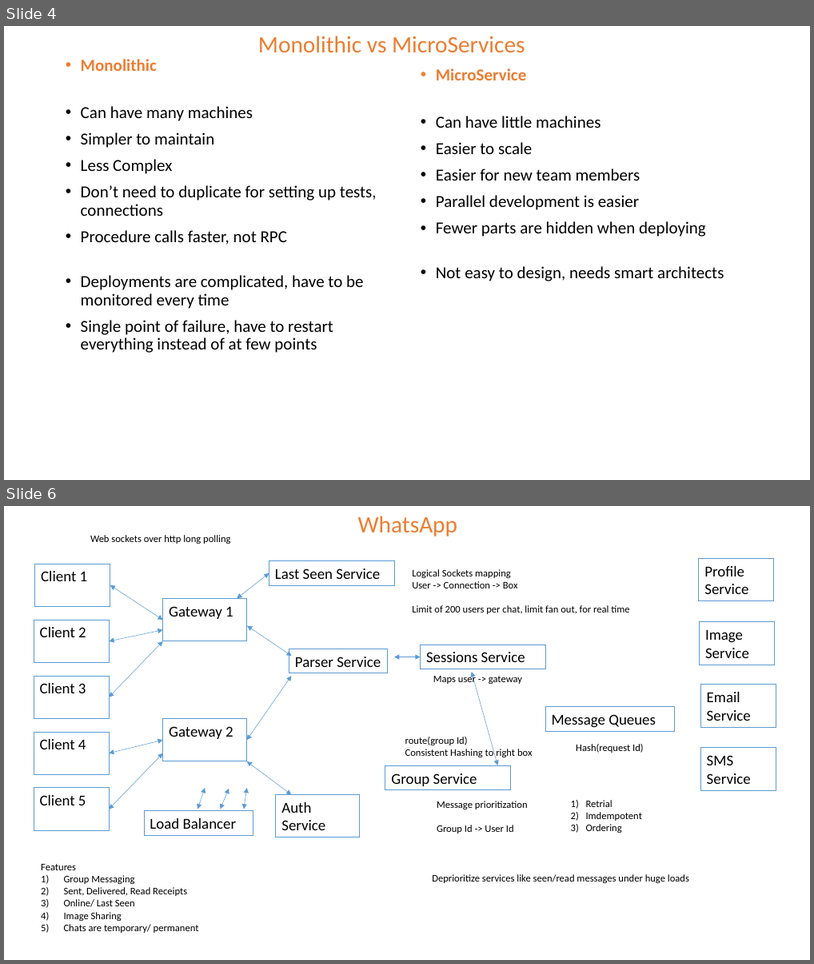
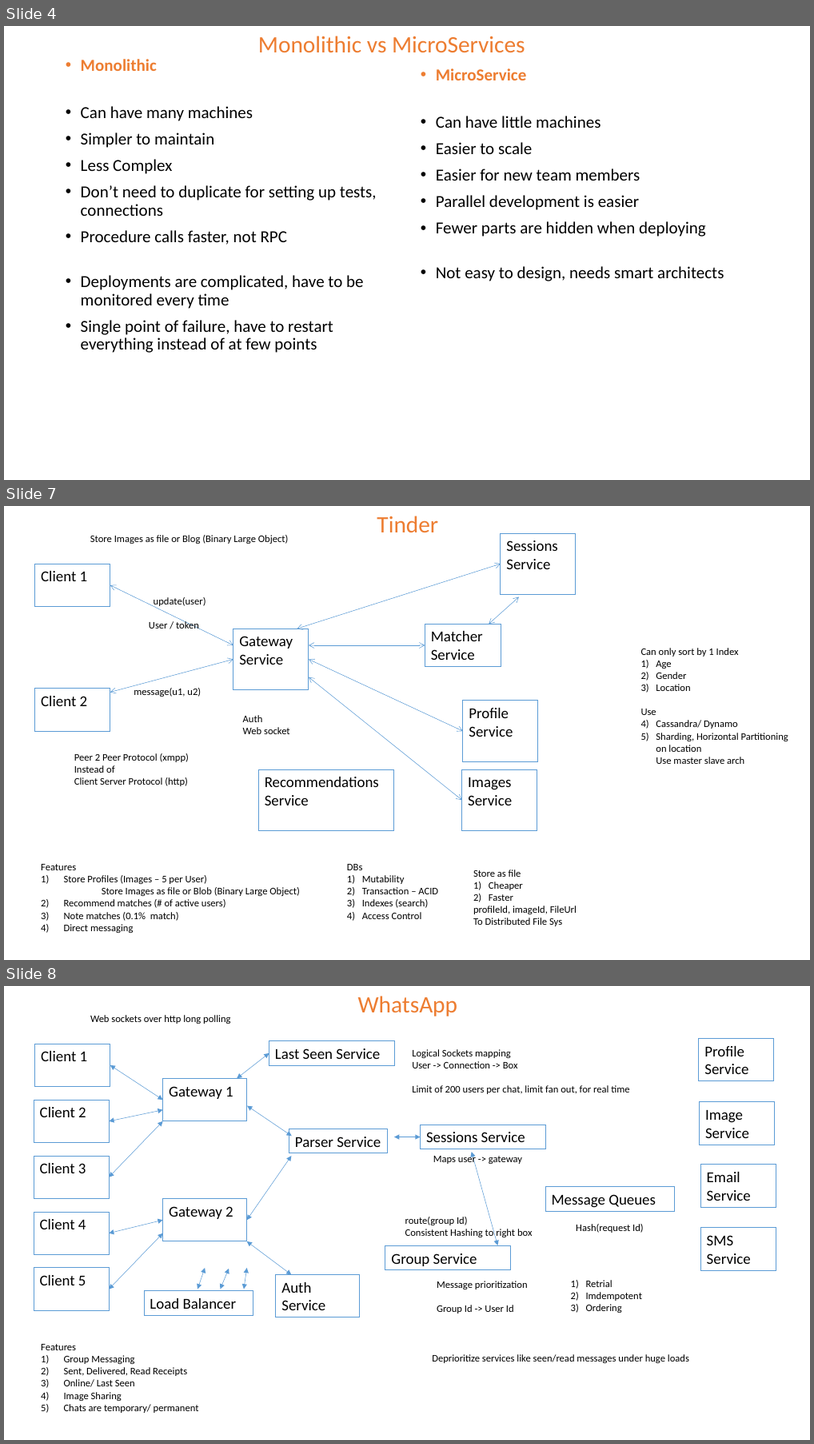
Before and after one commit to the-potato-man/Leetcode, a slide deck: design/System Design Notes.pptx. Shown one above the other, each under a label of ours: slides 4 and 6 before the commit, slides 4, 7 and 8 after it; the slides between them are not shown. The pictures are 814x964 and 814x1444 pixels, drawn with LibreOffice and Linux fonts; fonts in the diff are those of the drawing. Boxes give left, top, right and bottom in pixels: in the first picture for what was removed or moved away, otherwise in the second. Text is boxed around its words. In the diff, an @@ line names an element or a change of style, - is before the commit and + after.

```diff
--- a/design/System Design Notes.pptx
+++ b/design/System Design Notes.pptx
@@ slide 7 added at [4,506,810,960], background #FFFFFF @@
@@ text added at [377,516,438,532], 28 pt, text #ED7D31 @@
+Tinder
@@ text added at [90,535,289,544], 12 pt, text #000000 @@
+Store Images as file or Blog (Binary Large Object)
@@ rectangle added at [501,533,576,594], outline #5B9BD5 0.75 pt, 18 pt, text #000000 @@
+Sessions
+Service
@@ rectangle added at [35,564,110,607], outline #5B9BD5 0.75 pt, 18 pt, text #000000 @@
+Client 1
@@ double arrow added from (298, 629) to (501, 564), #5B9BD5 0.5 pt @@
@@ double arrow added from (110, 585) to (234, 645), #5B9BD5 0.5 pt @@
@@ text added at [154,597,206,607], 12 pt, text #000000 @@
+update(user)
@@ double arrow added from (489, 624) to (519, 596), #5B9BD5 0.5 pt @@
@@ text added at [149,620,199,628], 12 pt, text #000000 @@
+User / token
@@ rectangle added at [425,624,502,667], outline #5B9BD5 0.75 pt, 18 pt, text #000000 @@
+Matcher
+Service
@@ rectangle added at [234,629,309,690], outline #5B9BD5 0.75 pt, 18 pt, text #000000 @@
+Gateway
+Service
@@ double arrow added from (309, 645) to (425, 645), #5B9BD5 0.5 pt @@
@@ text added at [642,648,789,764], 12 pt, text #000000 @@
+Can only sort by 1 Index
+1) Age
+2) Gender
+3) Location
+Use
+1) Cassandra/ Dynamo
+2) Sharding, Horizontal Partitioning
+   on location
+   Use master slave arch
@@ double arrow added from (110, 692) to (234, 659), #5B9BD5 0.5 pt @@
@@ double arrow added from (309, 659) to (463, 731), #5B9BD5 0.5 pt @@
@@ rectangle added at [35,688,110,731], outline #5B9BD5 0.75 pt, 18 pt, text #000000 @@
+Client 2
@@ text added at [134,688,201,696], 12 pt, text #000000 @@
+message(u1, u2)
@@ double arrow added from (309, 677) to (462, 800), #5B9BD5 0.5 pt @@
@@ text added at [243,715,290,734], 12 pt, text #000000 @@
+Auth
+Web socket
@@ rectangle added at [463,700,538,761], outline #5B9BD5 0.75 pt, 18 pt, text #000000 @@
+Profile
+Service
@@ text added at [74,753,189,786], 12 pt, text #000000 @@
+Peer 2 Peer Protocol (xmpp)
+Instead of
+Client Server Protocol (http)
@@ rectangle added at [462,769,538,830], outline #5B9BD5 0.75 pt, 18 pt, text #000000 @@
+Images
+Service
@@ rectangle added at [258,770,394,831], outline #5B9BD5 0.75 pt, 18 pt, text #000000 @@
+Recommendations
+Service
@@ text added at [41,864,300,932], 12 pt, text #000000 @@
+Features
+1) Store Profiles (Images – 5 per User)
+   Store Images as file or Blob (Binary Large Object)
+2) Recommend matches (# of active users)
+3) Note matches (0.1% match)
+4) Direct messaging
@@ text added at [347,864,438,919], 12 pt, text #000000 @@
+DBs
+1) Mutability
+2) Transaction – ACID
+3) Indexes (search)
+4) Access Control
@@ text added at [474,869,577,926], 12 pt, text #000000 @@
+Store as file
+1) Cheaper
+2) Faster
+profileId, imageId, FileUrl
+To Distributed File Sys
@@ what was slide 6 is now slide 8 @@
```
Also in this commit, not shown: 1 slide changed, 1 other slide added.
